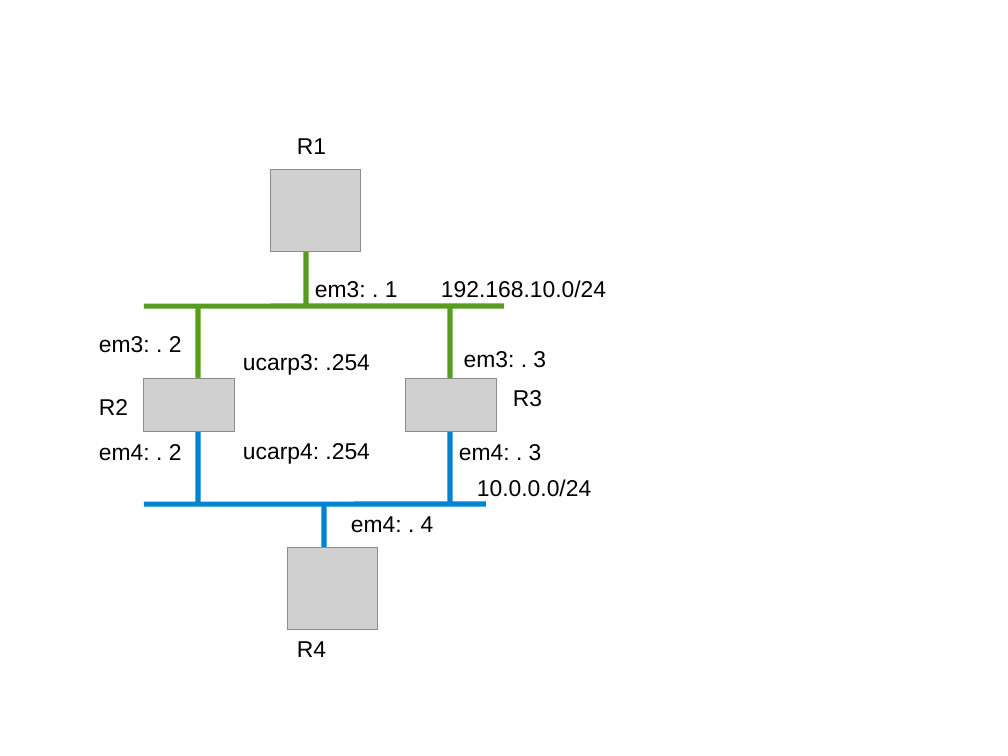
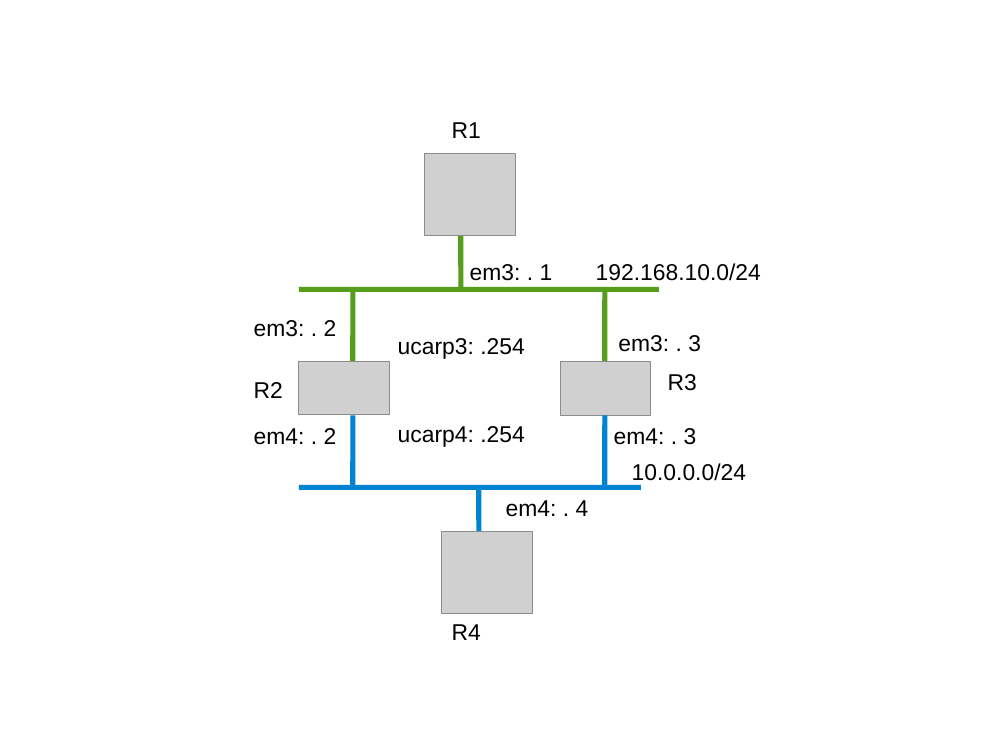
Before and after one commit to wwaites/bsdrp-old, a slide deck: slide 5 of docs/labs.examples.odp (slide 4 before the commit). Drawn at 1008x756 pixels with LibreOffice and Linux fonts; fonts in the diff are those of the drawing; grey boxes stand for pictures. Boxes give left, top, right and bottom in pixels: in the first picture for what was removed or moved away, otherwise in the second. Text is boxed around its words. In the diff, an @@ line names an element or a change of style, - is before the commit and + after.

```diff
--- a/docs/labs.examples.odp
+++ b/docs/labs.examples.odp
@@ 13 texts, 4 lines, 2 pictures: place and size @@
-13 texts, 4 lines, 2 pictures at [99,138,606,657]
+13 texts, 4 lines, 2 pictures at [254,122,761,640]
@@ line moved from (450, 378) - (450, 306) to (353, 361) - (353, 289) @@
@@ line moved from (198, 378) - (198, 306) to (605, 361) - (605, 289) @@
@@ picture: place and size @@
-picture at [405,379,496,432]
+picture at [299,361,390,414]
@@ picture: place and size @@
-picture at [144,378,234,431]
+picture at [561,362,651,415]
@@ line moved from (450, 504) - (450, 432) to (353, 488) - (353, 415) @@
@@ line moved from (198, 504) - (198, 432) to (605, 488) - (605, 415) @@
@@ text "em4: . 4": place and size @@
-text "em4: . 4" at [351,516,434,533]
+text "em4: . 4" at [506,500,589,517]
```
Also in this commit, not shown: 2 other slides changed, 4 slides added.
